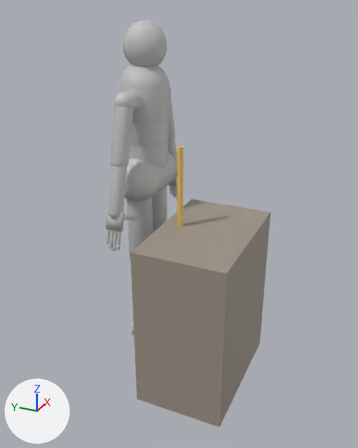
The FBX model examples/grab/grab.fbx, before and after one commit.
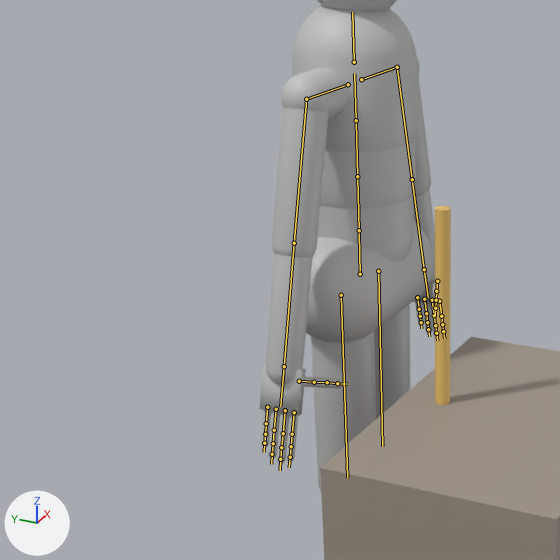
Old and new are each drawn whole from a 50 mm camera at (-2.28, -1.22, 1.88) aimed at (-0.14, -0.26, 0.81) and again close up on the part from 0% to 64% of the width and 14% to 65% of the height. The axes (+X, +Y, +Z) are drawn at lower left. The lights are the same throughout. The first two pictures are the older version. Both versions are drawn at frame 2 of the action 'Scene'; the numbers are the values there. The bones that change, and the others that lie on the model, are drawn over the model as lines in the close-ups.

In view in the first close-up: 'Bar', 'Mannequin_Body', 'Table'.
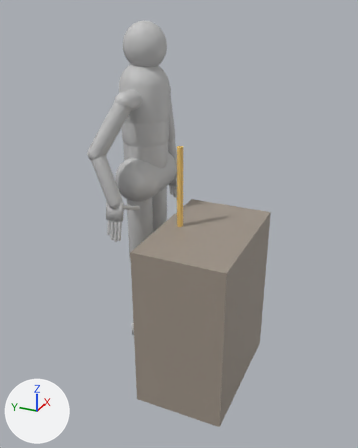
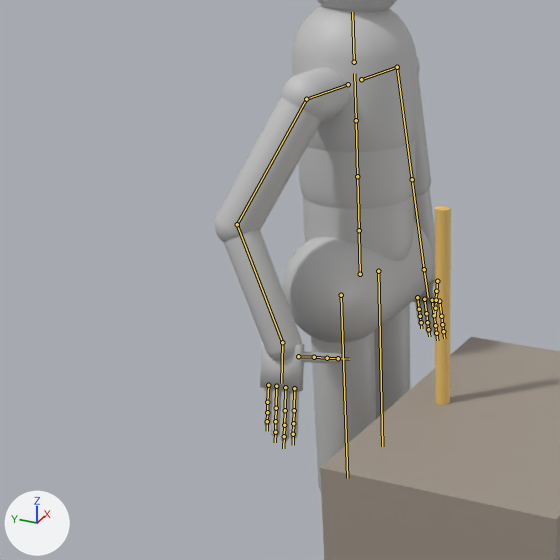
Location of each change, [x1, y1, x2, y2] in pixels of the close-ups (560 x 560 px):
```json
{"object": "Mannequin_Body", "change": "posed", "before": [259, 0, 435, 491], "after": [214, 0, 435, 491]}
{"bone": "mixamorig:RightArm", "before": "(306, 99) to (294, 243)", "after": "(306, 99) to (237, 224)"}
{"bone": "mixamorig:RightForeArm", "before": "(294, 243) to (284, 366)", "after": "(237, 224) to (282, 342)"}
{"bone": "mixamorig:RightHand", "before": "(284, 366) to (280, 406)", "after": "(282, 342) to (281, 383)"}
```

Edits to the scene script, one JSON object a line:
```json
{"block": "bone_mixamorig_rightarm", "where": "bone_mixamorig_rightarm = bpy.data.objects['Mannequin'].pose.bones['mixamorig:RightArm']  # child of 'mixamorig:RightShoulder'"}
{"op": "set", "path": "bone_mixamorig_rightarm.rotation_quaternion", "old": "(0.794, -0.608, -0.001, -0.001)", "new": "(0.822, -0.531, -0.174, -0.112)", "note": "degrees (-75, 0, 0) -> degrees (-66, -24, 0)"}
{"block": "bone_mixamorig_rightforearm", "where": "bone_mixamorig_rightforearm = bpy.data.objects['Mannequin'].pose.bones['mixamorig:RightForeArm']  # child of 'mixamorig:RightArm'"}
{"op": "set", "path": "bone_mixamorig_rightforearm.rotation_quaternion", "old": "(1.0, -0.001, 0.0, 0.002)", "new": "(0.899, -0.152, 0.104, 0.396)", "note": "degrees (0, 0, 0) -> degrees (-12, 18, 46)"}
{"block": "bone_mixamorig_righthand", "where": "bone_mixamorig_righthand = bpy.data.objects['Mannequin'].pose.bones['mixamorig:RightHand']  # child of 'mixamorig:RightForeArm'"}
{"op": "set", "path": "bone_mixamorig_righthand.rotation_quaternion", "old": "(1.0, 0.0, 0.0, -0.001)", "new": "(0.979, 0.081, -0.035, -0.183)", "note": "degrees (0, 0, 0) -> degrees (10, -2, -21)"}
```
